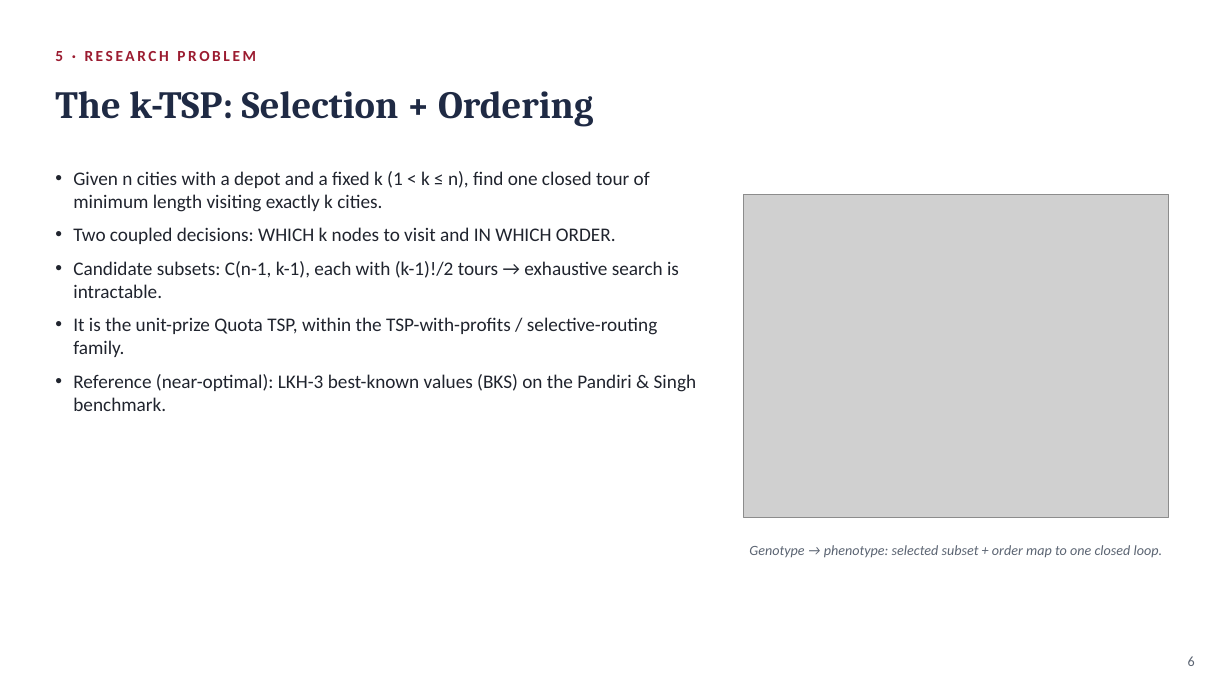
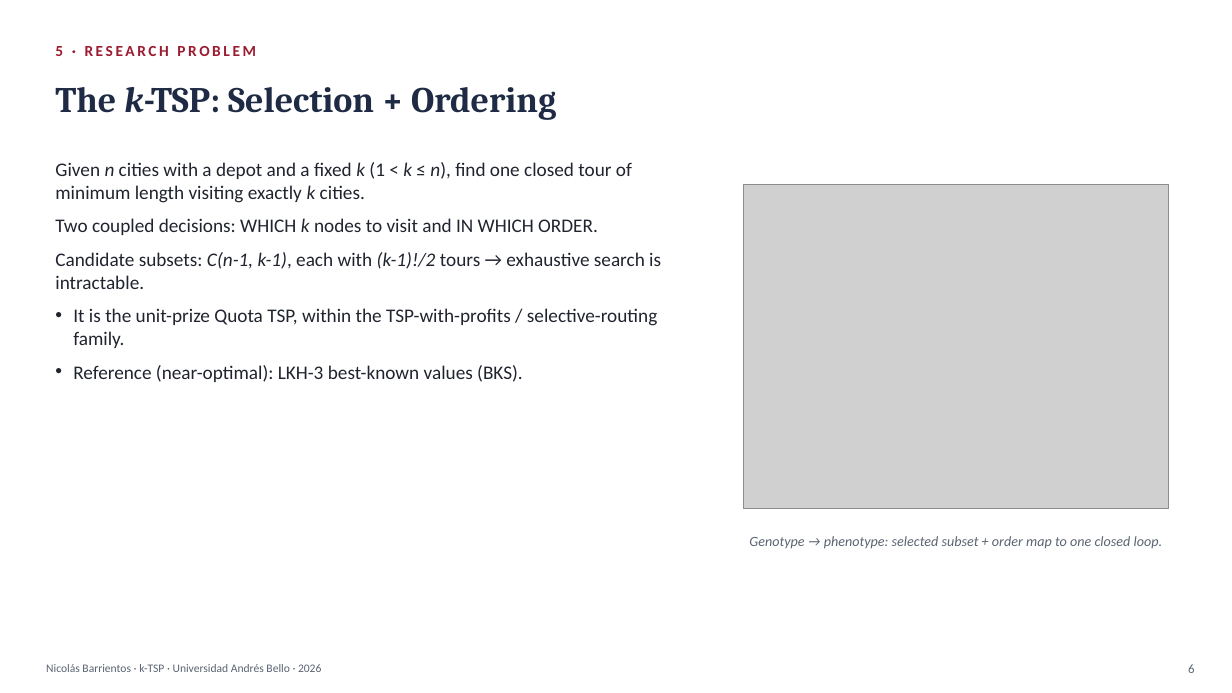
Before and after one commit to Nico8270/KTSP-Proyecto-de-Titulo, a slide deck: slide 6 of presentacion/presentacion_ktsp.pptx. Drawn at 1232x693 pixels with LibreOffice and Linux fonts; fonts in the diff are those of the drawing; grey boxes stand for pictures. Boxes give left, top, right and bottom in pixels: in the first picture for what was removed or moved away, otherwise in the second. Text is boxed around its words. In the diff, an @@ line names an element or a change of style, - is before the commit and + after.

```diff
--- a/presentacion/presentacion_ktsp.pptx
+++ b/presentacion/presentacion_ktsp.pptx
@@ text "5 · RESEARCH PROBLEM": place and size @@
-text "5 · RESEARCH PROBLEM" at <box>55,51,256,61</box>
+text "5 · RESEARCH PROBLEM" at <box>55,46,256,56</box>
@@ text "The k-TSP: Selection + Ordering" at <box>55,87,556,120</box>: size 30 to 28 pt; italic on in "k-TSP:" @@
@@ text at <box>55,162,661,289</box>: italic on in "n k k n), k", "k", "C(n-1, k-1), (k-1)!/2"; less space between paragraphs @@
@@ text "Given n cities with a ...": place and size @@
-text "Given n cities with a ..." at <box>73,171,697,411</box>
+text "Given n cities with a ..." at <box>55,162,661,382</box>
@@ picture: place and size @@
-picture at <box>744,194,1169,518</box>
+picture at <box>744,185,1169,508</box>
@@ text at <box>73,365,523,382</box>: text changed @@
-• Reference (near-optimal): LKH-3 best-known values (BKS) on the Pandiri & Singh benchmark.
+• Reference (near-optimal): LKH-3 best-known values (BKS).
@@ text "Genotype → phenotype: selected subset ...": place and size @@
-text "Genotype → phenotype: selected subset ..." at <box>749,545,1163,558</box>
+text "Genotype → phenotype: selected subset ..." at <box>749,536,1163,549</box>
@@ text "6": place and size @@
-text "6" at <box>1188,656,1195,666</box>
+text "6" at <box>1188,664,1194,673</box>
@@ text "6" at <box>1188,664,1194,673</box>: size 11 to 10 pt @@
@@ text added at <box>46,664,321,672</box>, 9 pt, text #5B6472 @@
+Nicolás Barrientos · k-TSP · Universidad Andrés Bello · 2026
```
Also in this commit, not shown: 13 other slides changed, 4 slides added, 3 other files.
